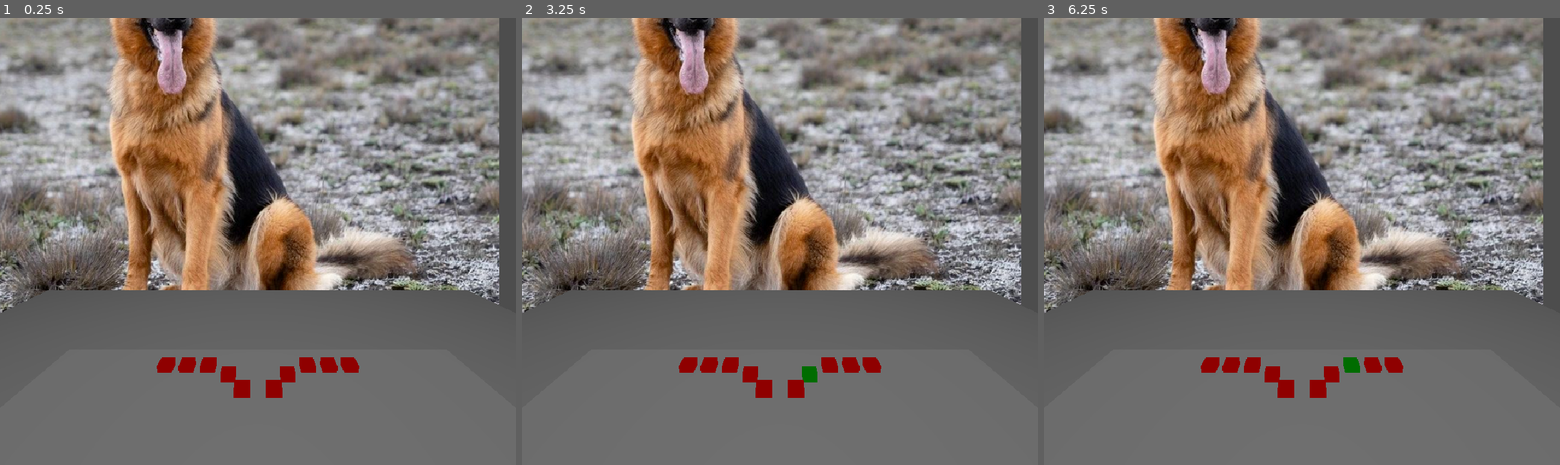
Above: before the commit, frames 1-3 (left to right).
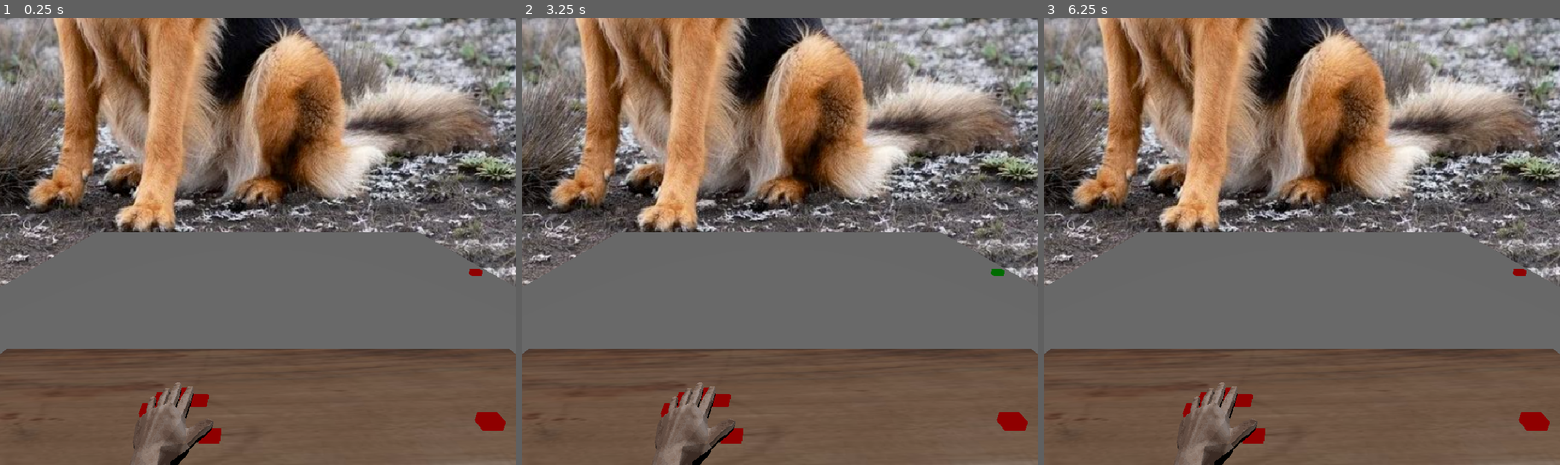
Above: after the commit, the same moments.

Repository: itaisinger/FingerGame
Game: Godot game, scene res://Scenes/Main/main.tscn
Two runs of this game, one before a commit and one after it. Both use one fixed random seed, a clock stepped at 60 frames per second and the inputs below.
Inputs (mouse positions are in pixels of both pictures, inside the frame that each line leads up to):
- Up to frame 1 (0.25 s): no input
- Up to frame 2 (3.25 s): tap Enter at 0.5, 2 s; move the mouse to (893, 219) at 0.52 s; hold Right (ui_right) 0.53-1.28 s; tap Q (Button_1) at 0.6 s; click (893, 219) at 0.67 s; tap Space at 1.25, 2.75 s; move the mouse to (676, 263) at 1.27 s; hold Left (ui_left) 1.28-2.03 s; tap P (Button_10) at 1.35 s; move the mouse to (831, 143) at 2.02 s; hold Right (ui_right) from 2.03 s (still down); tap W (Button_2) at 2.1 s; move the mouse to (754, 330) at 2.77 s; tap E (Button_3) at 2.85 s; click (754, 330) at 2.92 s
- Up to frame 3 (6.25 s): tap Enter at 3.5 s; move the mouse to (1456, 308) at 3.52 s; release Right (ui_right) at 3.53 s; hold Left (ui_left) 3.53-5.78 s; tap R (Button_4) at 3.6 s; tap Space at 4.25 s; move the mouse to (1147, 174) at 4.27 s; tap V (Button_5) at 4.35 s; move the mouse to (1327, 241) at 5.02 s; tap N (Button_6) at 5.1 s; click (1327, 241) at 5.17 s; move the mouse to (1224, 129) at 5.77 s; hold Right (ui_right) from 5.78 s (still down); tap U (Button_7) at 5.85 s

The runs differ from the first frame. In frame 1, 79% of the frame differs, in the area x 0-100%, y 0-100%; in frame 2, 79%; in frame 3, 79%.

Commit message:
tweaks
tweaks

Diff:
--- a/finger-game/Scenes/Button/Button.tscn
+++ b/finger-game/Scenes/Button/Button.tscn
@@ -10,6 +10,7 @@
 
 [sub_resource type="BoxMesh" id="BoxMesh_t2cyj"]
 material = SubResource("StandardMaterial3D_crnpg")
+size = Vector3(0.085, 0.05, 0.05)
 
 [node name="Button" type="Node3D" unique_id=1658878431]
 script = ExtResource("1_crnpg")
--- a/finger-game/Scenes/Main/main.tscn
+++ b/finger-game/Scenes/Main/main.tscn
@@ -6,12 +6,17 @@
 [ext_resource type="PackedScene" uid="uid://w7b1435udr6y" path="res://Scenes/HitTheMoleController/hit_the_mole_controller.tscn" id="4_2a143"]
 [ext_resource type="PackedScene" uid="uid://btenx7jvn4urc" path="res://Scenes/MyRunner/itai_runner.tscn" id="5_p6jpk"]
 [ext_resource type="PackedScene" uid="uid://bpl2wns1xcgbv" path="res://Scenes/Button/Button.tscn" id="6_2a143"]
+[ext_resource type="Texture2D" uid="uid://du3aenhy64ehq" path="res://Placeholderss/DirtyTable.jpg" id="6_y3v7k"]
+[ext_resource type="PackedScene" uid="uid://ccdv0tkot24ta" path="res://Scenes/itai stuff/hand.tscn" id="7_xlvfx"]
+
+[sub_resource type="StandardMaterial3D" id="StandardMaterial3D_hryqi"]
+albedo_texture = ExtResource("6_y3v7k")
 
 [sub_resource type="BoxMesh" id="BoxMesh_t2cyj"]
-size = Vector3(30, 1, 10)
+size = Vector3(3, 0.1, 1)
 
 [sub_resource type="BoxMesh" id="BoxMesh_p6jpk"]
-size = Vector3(100, 1, 100)
+size = Vector3(8, 1, 12)
 
 [node name="Main" type="Node3D" unique_id=1211374868]
 script = ExtResource("1_main")
@@ -23,16 +28,16 @@
 round_duration = 5.0
 
 [node name="HitTheMoleController" parent="." unique_id=295308992 instance=ExtResource("4_2a143")]
-transform = Transform3D(1, 0, 0, 0, 1, 0, 0, 0, 1, 0, 10.5, 0)
+transform = Transform3D(1, 0, 0, 0, 1, 0, 0, 0, 1, 0, 0.5, 0)
 
 [node name="Button3" parent="HitTheMoleController" index="0" unique_id=1658878431]
-transform = Transform3D(1, 0, 0, 0, 1, 0, 0, 0, 1, -3.5, 0, -2.5)
+transform = Transform3D(1, 0, 0, 0, 1, 0, 0, 0, 1, -0.36871487, -0.029999733, -0.16152024)
 
 [node name="Button4" parent="HitTheMoleController" index="1" unique_id=1641990739]
-transform = Transform3D(1, 0, 0, 0, 1, 0, 0, 0, 1, -2, 0, -1.5)
+transform = Transform3D(1, 0, 0, 0, 1, 0, 0, 0, 1, -0.28157377, -0.030000001, -0.126)
 
 [node name="Button5" parent="HitTheMoleController" index="2" unique_id=631352668]
-transform = Transform3D(1, 0, 0, 0, 1, 0, 0, 0, 1, -1, 0, 0)
+transform = Transform3D(1, 0, 0, 0, 1, 0, 0, 0, 1, -0.19996136, -0.029798508, 0.05252239)
 
 [node name="Button6" parent="HitTheMoleController" index="3" unique_id=1456664243]
 transform = Transform3D(1, 0, 0, 0, 1, 0, 0, 0, 1, 1, 0, 0)
@@ -44,17 +49,18 @@
 transform = Transform3D(1, 0, 0, 0, 1, 0, 0, 0, 1, 3.5, 0, -2.5)
 
 [node name="Camera3D" type="Camera3D" parent="." unique_id=648909123]
-transform = Transform3D(1, 0, 0, 0, 0.9848702, 0.17329365, 0, -0.17329365, 0.9848702, 0, 22.957115, 16.30514)
+transform = Transform3D(1, 0, 0, 0, 0.94543326, 0.32581577, 0, -0.32581577, 0.94543326, 0, 1.6405313, 0.933148)
 
 [node name="Itai_runner" parent="." unique_id=1084586411 instance=ExtResource("5_p6jpk")]
 
 [node name="Room" type="Node3D" parent="." unique_id=1129812981]
 
 [node name="Table" type="MeshInstance3D" parent="Room" unique_id=1298851474]
-transform = Transform3D(1, 0, 0, 0, 1, 0, 0, 0, 1, 0, 10, 0)
+transform = Transform3D(1, 0, 0, 0, 1, 0, 0, 0, 1, 0, 0.41917714, 0)
+material_override = SubResource("StandardMaterial3D_hryqi")
 mesh = SubResource("BoxMesh_t2cyj")
 
-[node name="Table2" type="MeshInstance3D" parent="Room" unique_id=1745832363]
+[node name="Floor" type="MeshInstance3D" parent="Room" unique_id=1745832363]
 transform = Transform3D(1, 0, 0, 0, 1, 0, 0, 0, 1, 0, -1, 0)
 mesh = SubResource("BoxMesh_p6jpk")
 
@@ -65,11 +71,8 @@
 omni_range = 4096.0
 omni_attenuation = 0.786
 
-[node name="Button" parent="." unique_id=60498444 instance=ExtResource("6_2a143")]
-transform = Transform3D(1, 0, 0, 0, 1, 0, 0, 0, 1, -5, 10.5, -2.5)
-
 [node name="Button2" parent="." unique_id=427806359 instance=ExtResource("6_2a143")]
-transform = Transform3D(1, 0, 0, 0, 1, 0, 0, 0, 1, -6.5, 10.5, -2.5)
+transform = Transform3D(1, 0, 0, 0, 1, 0, 0, 0, 1, -0.4457187, 0.47, -0.13331962)
 
 [node name="Button3" parent="." unique_id=1999223228 instance=ExtResource("6_2a143")]
 transform = Transform3D(1, 0, 0, 0, 1, 0, 0, 0, 1, 5, 10.5, -2.5)
@@ -77,4 +80,10 @@
 [node name="Button4" parent="." unique_id=1937948633 instance=ExtResource("6_2a143")]
 transform = Transform3D(1, 0, 0, 0, 1, 0, 0, 0, 1, 6.5, 10.5, -2.5)
 
+[node name="Hand" parent="." unique_id=166837078 instance=ExtResource("7_xlvfx")]
+transform = Transform3D(-0.116542645, 0, -0.9931857, 0.9806293, -0.15850918, -0.115069255, -0.15742904, -0.9873575, 0.018473078, -0.364, 0.5971118, 0.122)
+
+[node name="Button" parent="." unique_id=60498444 instance=ExtResource("6_2a143")]
+transform = Transform3D(1, 0, 0, 0, 1, 0, 0, 0, 1, -0.49057582, 0.47, -0.07047111)
+
 [editable path="HitTheMoleController"]
--- a/finger-game/Scenes/itai stuff/hand.tscn
+++ b/finger-game/Scenes/itai stuff/hand.tscn
@@ -25,14 +25,12 @@
 [node name="Hand" type="Node3D" unique_id=166837078]
 script = SubResource("GDScript_7aret")
 
-[node name="Camera3D" type="Camera3D" parent="." unique_id=487927134]
-transform = Transform3D(-4.371139e-08, 0, 1, 0, 1, 0, -1, 0, -4.371139e-08, 0.475022, 0, 0)
-
 [node name="hand palm" parent="." unique_id=116127469 instance=ExtResource("2_610yf")]
 
 [node name="finger 2" parent="." unique_id=1922095107 instance=ExtResource("2_y6t2t")]
 
 [node name="finger 3" parent="." unique_id=1722894744 instance=ExtResource("2_mn63p")]
+script = null
 
 [node name="finger 4" parent="." unique_id=1909896133 instance=ExtResource("4_0fcll")]
 script = ExtResource("5_5k6su")
Binary file added: finger-game/Placeholderss/DirtyTable.jpg
Not shown, added: finger-game/Placeholderss/DirtyTable.jpg.import
Not shown, added: finger-game/Placeholderss/rusty-metal-wall-with-blood-splutter_23-2151841016.avif
